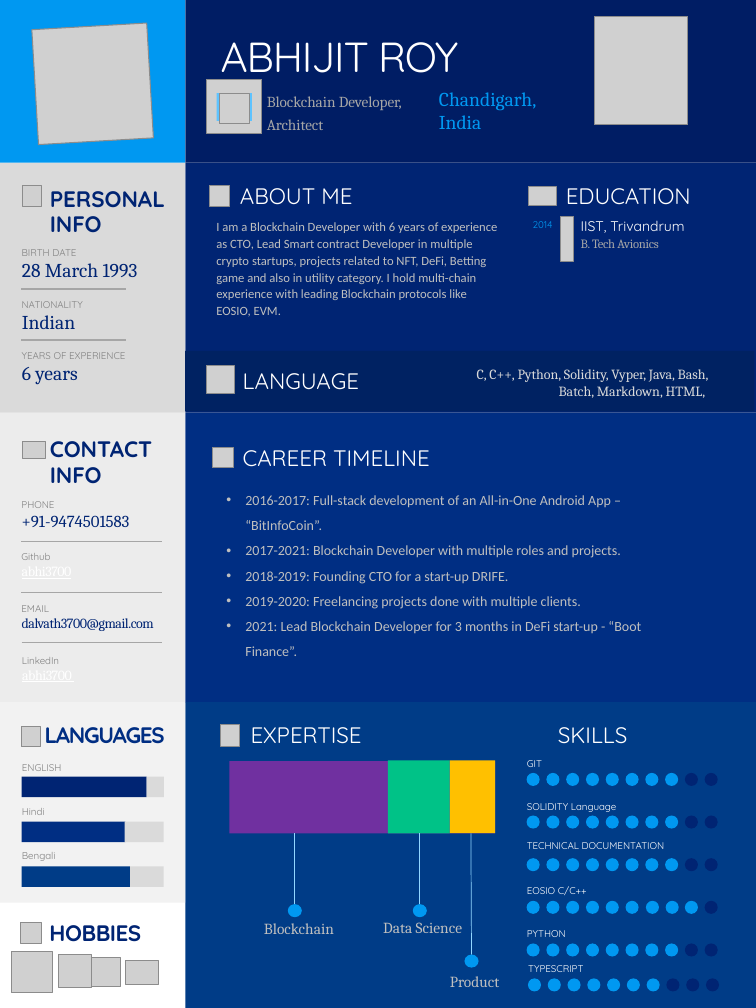
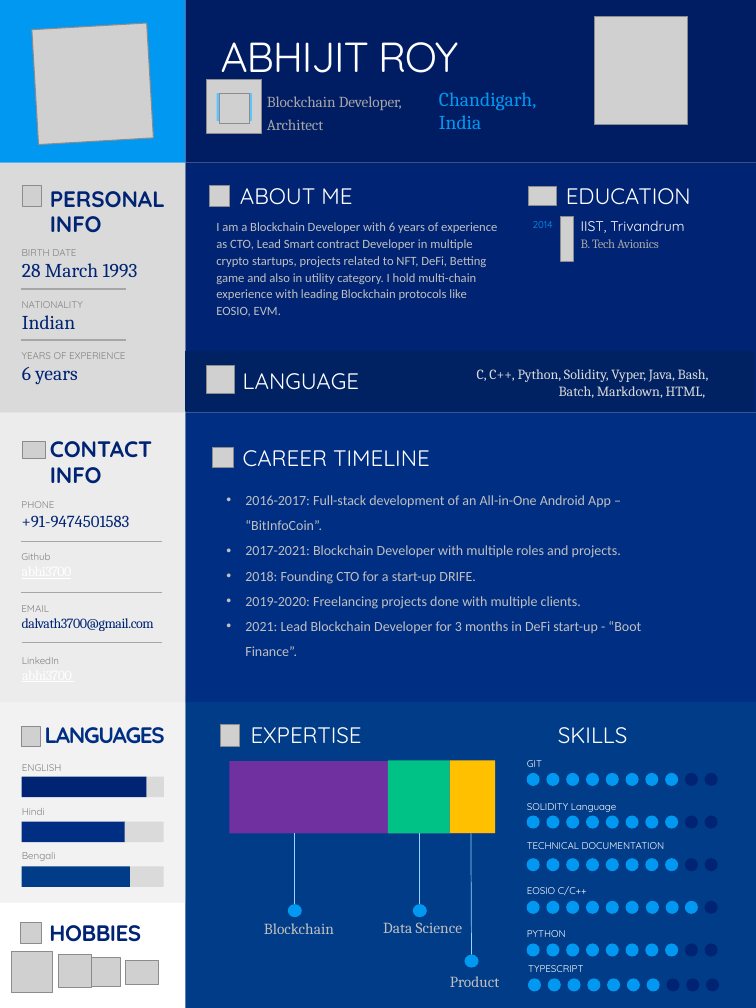
Before and after one commit to abhi3700/my_resume, a slide deck: slide 1 of my_resume.pptx. Drawn at 756x1008 pixels with LibreOffice and Linux fonts; fonts in the diff are those of the drawing; grey boxes stand for pictures; background and template pictures are left out. Boxes give left, top, right and bottom in pixels: in the first picture for what was removed or moved away, otherwise in the second. Text is boxed around its words. In the diff, an @@ line names an element or a change of style, - is before the commit and + after.

```diff
--- a/my_resume.pptx
+++ b/my_resume.pptx
@@ text at <box>245,571,475,584</box>: text changed @@
-• 2018-2019: Founding CTO for a start-up DRIFE.
+• 2018: Founding CTO for a start-up DRIFE.
```
Also in this commit, not shown: 2 other files.
